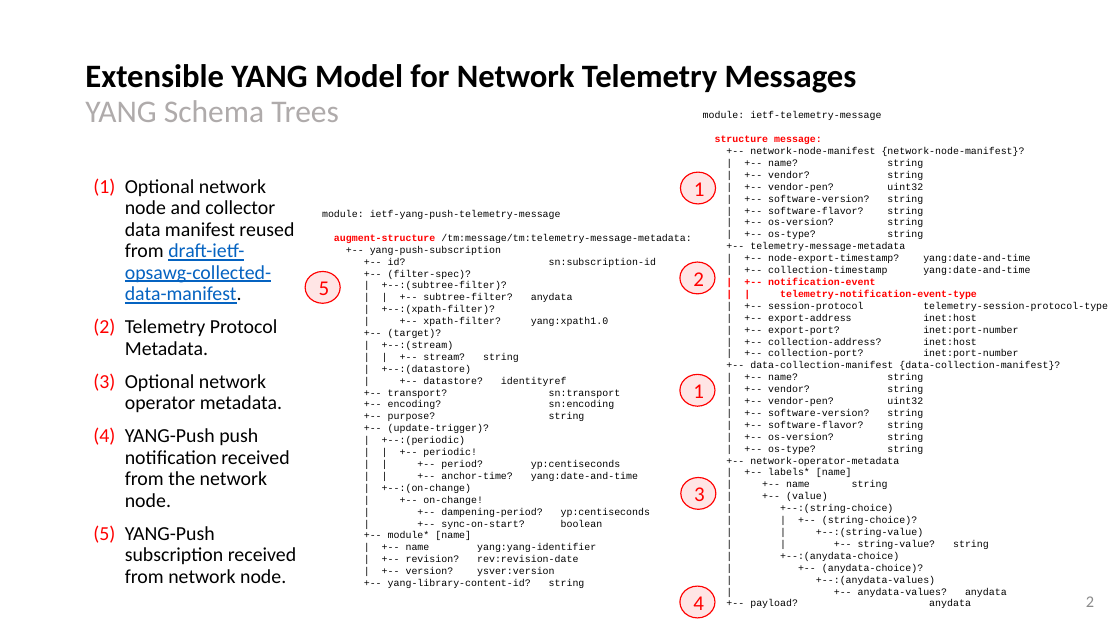
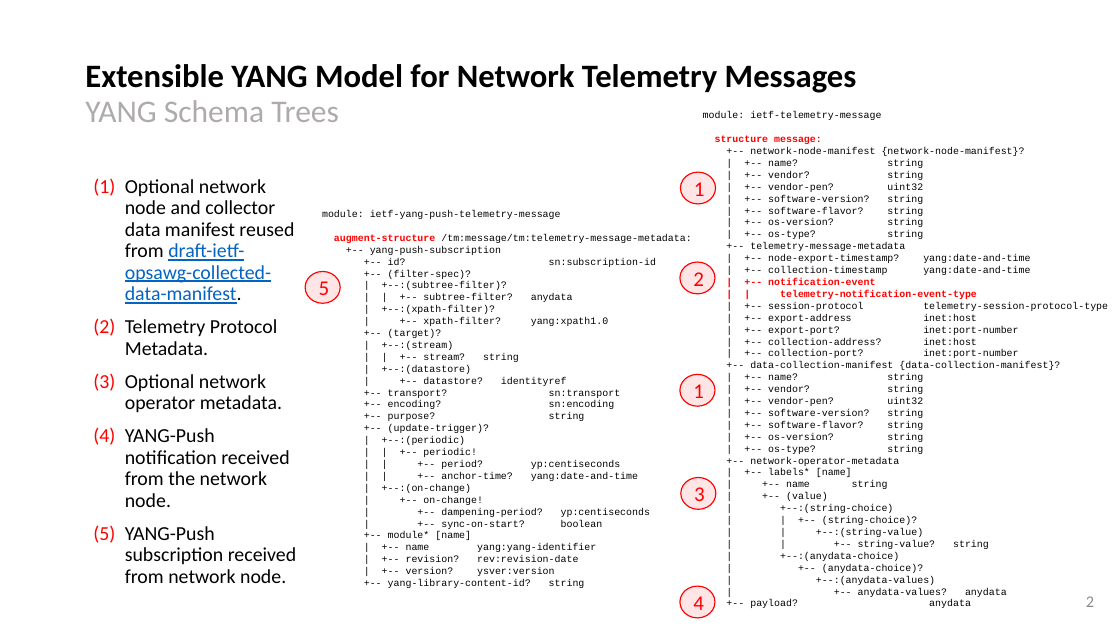
Before and after one commit to network-analytics/ietf-network-analytics-document-status, a slide deck: slide 2 of 124/NMOP/draft-ietf-nmop-message-broker-telemetry-message-03.pptx. Drawn at 1120x630 pixels with LibreOffice and Linux fonts; fonts in the diff are those of the drawing. Boxes give left, top, right and bottom in pixels: in the first picture for what was removed or moved away, otherwise in the second. Text is boxed around its words. In the diff, an @@ line names an element or a change of style, - is before the commit and + after.

```diff
--- a/124/NMOP/draft-ietf-nmop-message-broker-telemetry-message-03.pptx
+++ b/124/NMOP/draft-ietf-nmop-message-broker-telemetry-message-03.pptx
@@ text at (x1=125, y1=428, x2=289, y2=507): text changed @@
-(4) YANG-Push push notification received from the network node.
+(4) YANG-Push notification received from the network node.
```
Also in this commit, not shown: 3 other slides changed, 1 other file.
